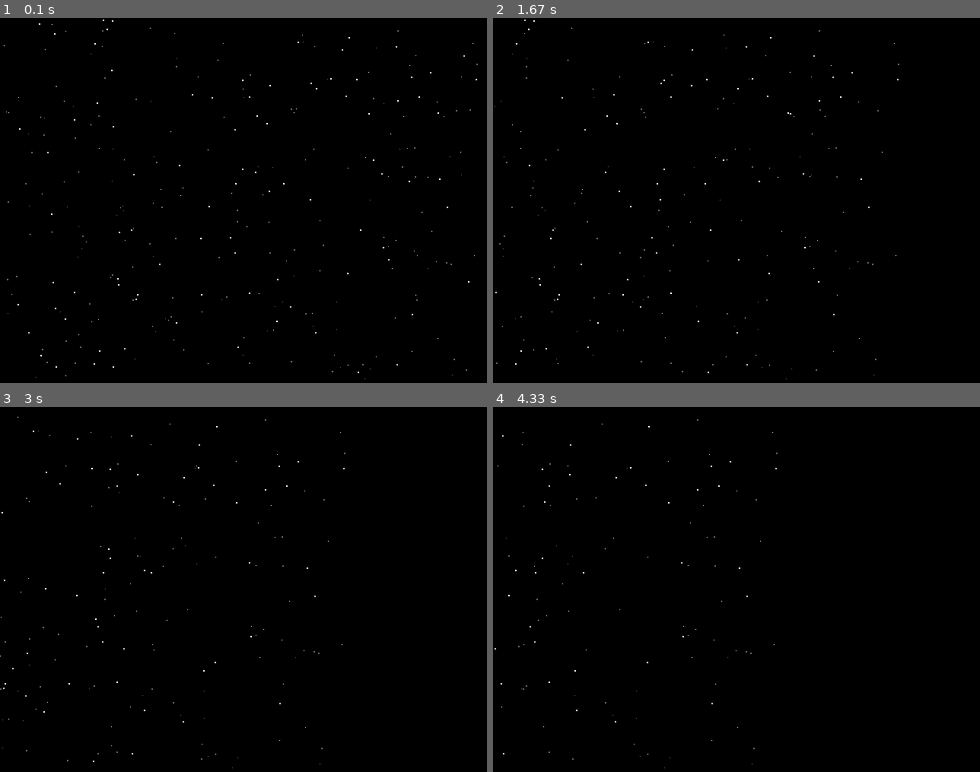
Above: before the commit, frames 1-4 (two rows, left to right).
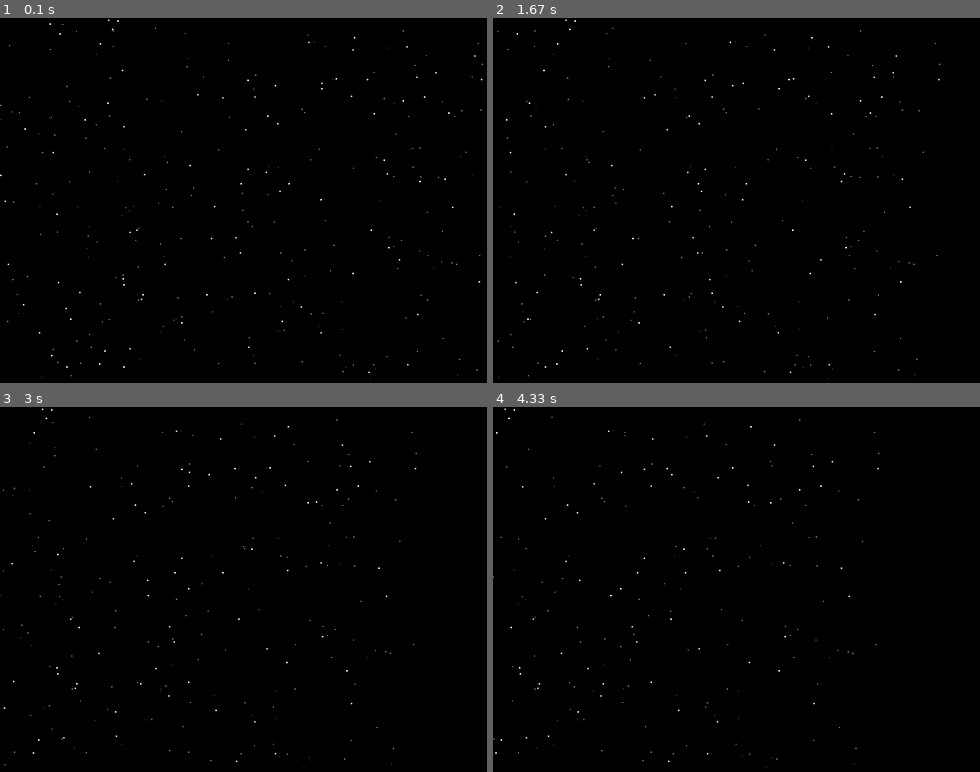
Above: after the commit, the same moments.

Repository: LucasCiocari/oficina_pygame
Game: pygame game, started from code/the_game.py
The game is run twice, just before and just after one commit, with the same random seed, the same clock (stepped at 60 frames per second) and the same inputs.
Inputs:
- Up to frame 1 (0.1 s): no input
- Up to frame 2 (1.67 s): no input
- Up to frame 3 (3 s): no input
- Up to frame 4 (4.33 s): no input

The runs differ from the first frame. In frame 1, 0.5% of the frame differs, in the area x 0-100%, y 0-99%; in frame 2, 0.4%; in frame 3, 0.3%; in frame 4, 0.3%.

Commit message:
Controla o tempo de atualizacao

Diff:
--- a/code/the_game.py
+++ b/code/the_game.py
@@ -12,6 +12,7 @@
 fullscreen = pygame.FULLSCREEN if ("-fs" in sys.argv) else 0
 screen = pygame.display.set_mode(SIZE, fullscreen)
 running = True
+clock = pygame.time.Clock()
 
 starfield = [create_star(WIDTH, HEIGHT) for _ in range(300)]
 
@@ -35,6 +36,8 @@
         pygame.display.flip()
         # manipula objetos
         starfield = [move_star(star) for star in starfield]
+        # controla o tempo de atualizacao da tela.
+        clock.tick(FPS)
 
 # finalizar o sistema
 print("Nao desista! Volte!")
